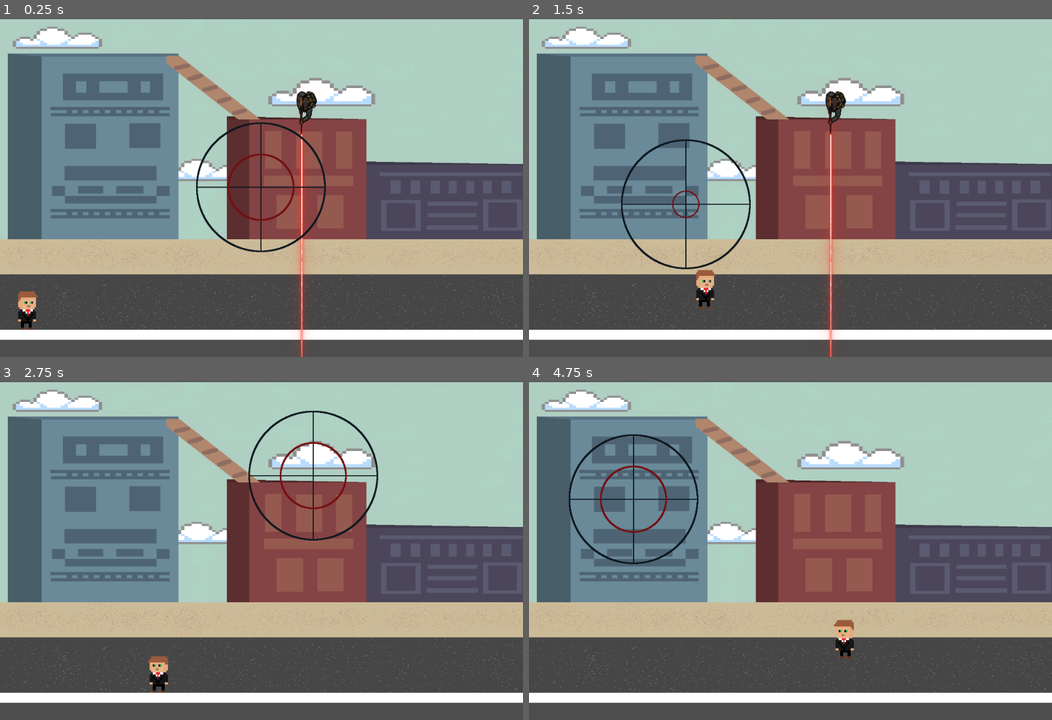
Above: before the commit, frames 1-4 (two rows, left to right).
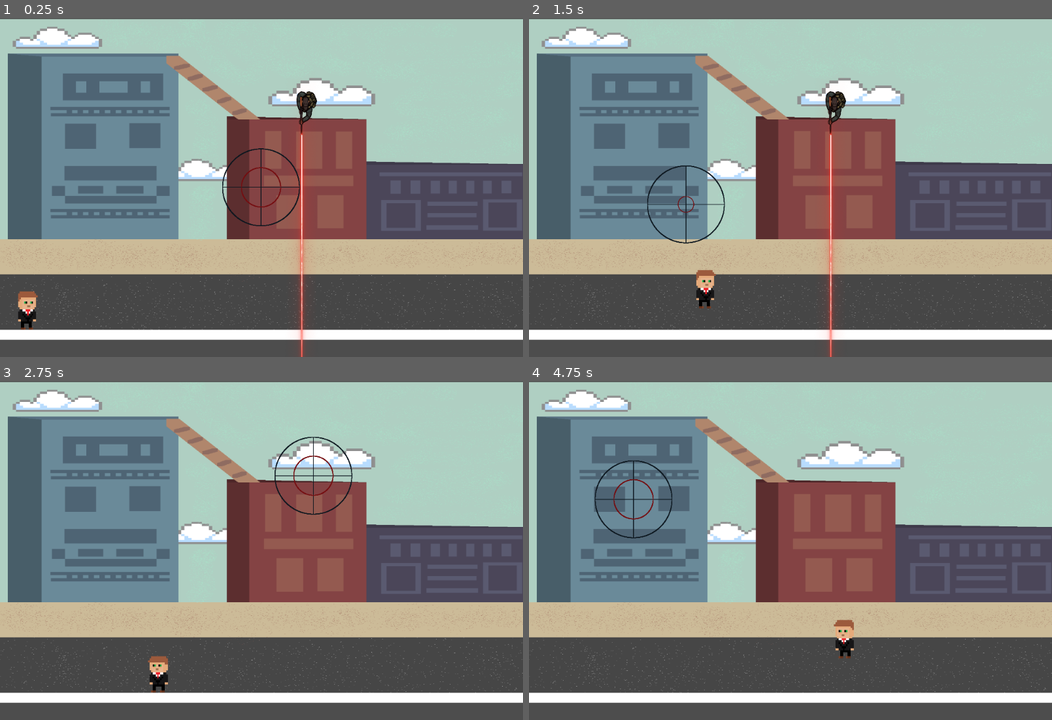
Above: after the commit, the same moments.

Repository: azsocha/Protect-the-VIP
Game: Godot game, scene res://testing.tscn
The game is run twice, just before and just after one commit, with the same random seed, the same clock (stepped at 60 frames per second) and the same inputs. The engine's default icon, where the game draws it, is replaced by a stand-in: a white triangle on a blue panel in a dark square.
Inputs (mouse positions are in pixels of both pictures, inside the frame that each line leads up to):
- Up to frame 1 (0.25 s): no input
- Up to frame 2 (1.5 s): tap Enter at 0.5 s; move the mouse to (905, 170) at 0.52 s; hold Right (move_right) from 0.53 s (still down); click (905, 170) at 0.6 s; tap Space (jump) at 0.77 s; move the mouse to (685, 204) at 1.27 s; click (685, 204) at 1.35 s
- Up to frame 3 (2.75 s): tap Space (jump) at 1.52 s; move the mouse to (313, 475) at 2.02 s; release Right (move_right) at 2.03 s; hold A (move_left) from 2.03 s (still down); click (313, 475) at 2.1 s
- Up to frame 4 (4.75 s): move the mouse to (764, 618) at 2.77 s; release A (move_left) at 2.78 s; hold Right (move_right) 2.78-4.28 s; click (764, 618) at 2.85 s; tap Space (jump) at 3.02, 3.77, 4.52 s; move the mouse to (947, 601) at 3.52 s; click (947, 601) at 3.6 s; move the mouse to (633, 499) at 4.27 s; hold A (move_left) from 4.28 s (still down); click (633, 499) at 4.35 s

The runs differ from the first frame. In frame 1, 1.2% of the frame differs, in the area x 37-63%, y 30-70%; in frame 2, 1.0%; in frame 3, 1.3%, in the area x 47-73%, y 8-48%; in frame 4, 1.2%.

Commit message:
Ammo Print & Bomber
- removed print on ammo out
- working on Bomber

Diff:
--- a/team-3-final-project/bomber.tscn
+++ b/team-3-final-project/bomber.tscn
@@ -1,3 +1,19 @@
-[gd_scene format=3 uid="uid://h3j3wynmxivf"]
+[gd_scene load_steps=3 format=3 uid="uid://h3j3wynmxivf"]
 
-[node name="bomber" type="Node2D"]
+[ext_resource type="Texture2D" uid="uid://deuyfyhmkcfiv" path="res://icon.svg" id="1_42x6x"]
+
+[sub_resource type="CircleShape2D" id="CircleShape2D_47ygm"]
+radius = 191.167
+
+[node name="bomber" type="CharacterBody2D"]
+position = Vector2(114, 548)
+
+[node name="Sprite2D" type="Sprite2D" parent="."]
+texture = ExtResource("1_42x6x")
+
+[node name="Area2D" type="Area2D" parent="."]
+position = Vector2(1, -9)
+
+[node name="CollisionShape2D" type="CollisionShape2D" parent="Area2D"]
+position = Vector2(-1, 9)
+shape = SubResource("CircleShape2D_47ygm")
--- a/team-3-final-project/player_2.gd
+++ b/team-3-final-project/player_2.gd
@@ -23,7 +23,6 @@
 		print(ammo)
 		if ammo < 1:
 			outOfAmmo.emit()
-			print("Out of Ammo!")
 
 func lastLevelAmmo():
 		ammo = 2
--- a/team-3-final-project/player_2.tscn
+++ b/team-3-final-project/player_2.tscn
@@ -6,7 +6,7 @@
 
 [node name="player_2" type="Sprite2D"]
 position = Vector2(301, 258)
-scale = Vector2(0.5, 0.5)
+scale = Vector2(0.3, 0.3)
 texture = ExtResource("1_hoo75")
 script = ExtResource("2_5na3c")
 
Not shown: 1 places in team-3-final-project/FinalLevel.tscn that only renumber resources
